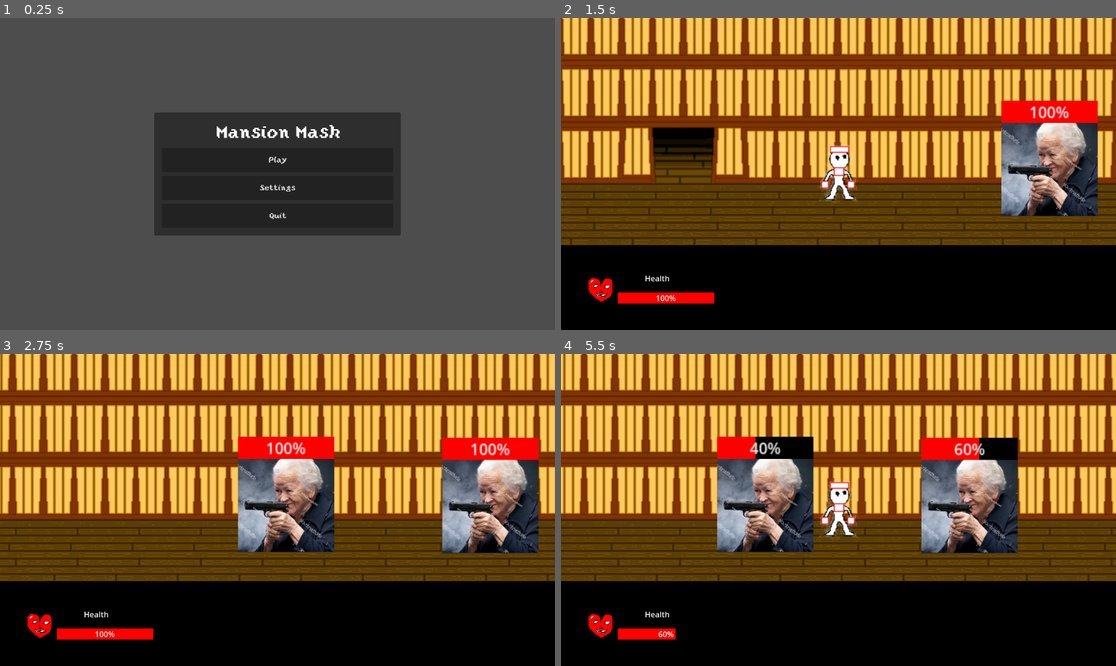
Above: before the commit, frames 1-4 (two rows, left to right).
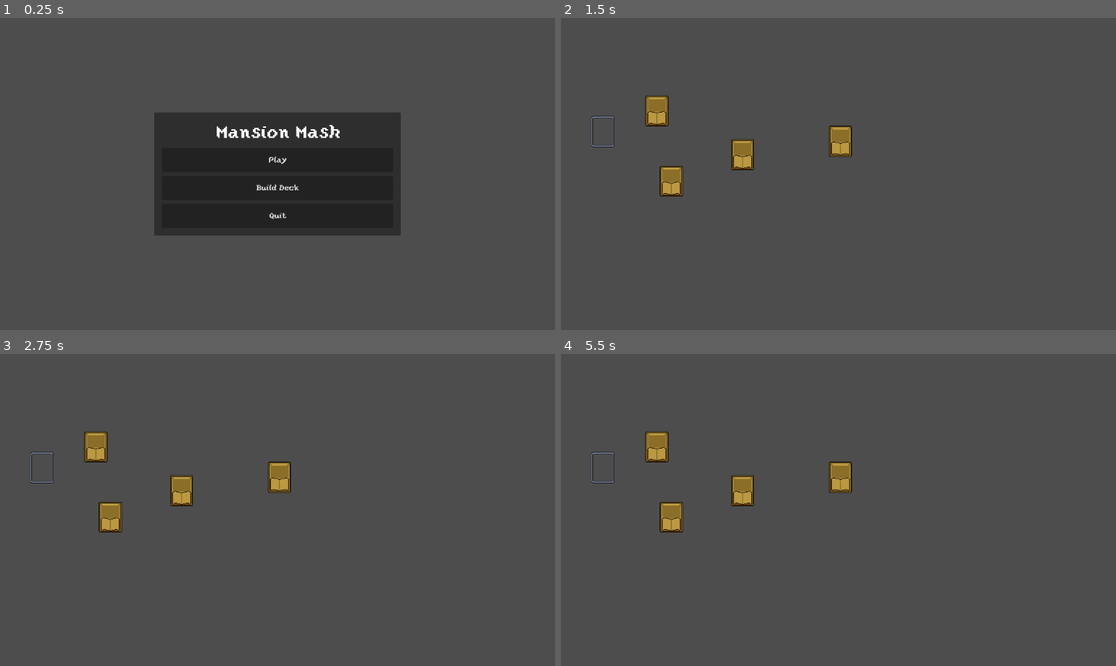
Above: after the commit, the same moments.

Repository: tharmoth/MansionMash
Game: Godot game, scene res://Scenes/Main.tscn
The game is run twice, just before and just after one commit, with the same random seed, the same clock (stepped at 60 frames per second) and the same inputs.
Inputs (mouse positions are in pixels of both pictures, inside the frame that each line leads up to):
- Up to frame 1 (0.25 s): no input
- Up to frame 2 (1.5 s): click "Settings" (after the commit: "Build Deck") at 0.5 s; click (838, 161) at 1.25 s, where only the run before the commit has a clickable "Play"
- Up to frame 3 (2.75 s): tap Enter at 2 s; move the mouse to (399, 494) at 2.02 s; hold Right (ui_right) from 2.03 s (still down); click (399, 494) at 2.17 s
- Up to frame 4 (5.5 s): release Right (ui_right) at 2.75 s; drag from (727, 525) to (838, 510) at 2.77 s; tap Space at 3.5 s; move the mouse to (894, 441) at 3.52 s; hold Right (ui_right) 3.53-4.25 s; drag from (810, 572) to (838, 503) at 4.27 s; tap Enter at 5 s; move the mouse to (1005, 556) at 5.02 s; hold Left (ui_left) from 5.03 s (still down)

The runs differ from the first frame. In frame 1, 0.1% of the frame differs, in the area x 46-54%, y 53-56%; in frame 2, 100%, in the area x 0-100%, y 0-100%; in frame 3, 99%; in frame 4, 99%.

Commit message:
added deck builder to main menu

Diff:
--- a/Scenes/GUI.gd
+++ b/Scenes/GUI.gd
@@ -17,3 +17,7 @@
 
 func _on_button_3_quit_pressed():
 	get_tree().quit()
+
+
+func _on_button_2_settings_pressed():
+	get_tree().change_scene_to_file("res://Scenes/DeckBuilder/deck_builder.tscn")
--- a/Scenes/GUI.tscn
+++ b/Scenes/GUI.tscn
@@ -85,7 +85,7 @@
 layout_mode = 2
 size_flags_vertical = 3
 theme_override_fonts/font = ExtResource("1_nvgox")
-text = "Settings"
+text = "Build Deck"
 
 [node name="Button3Quit" type="Button" parent="CanvasLayer/Control/CenterContainer/PanelContainer/MarginContainer/VBoxContainer"]
 layout_mode = 2
@@ -97,4 +97,5 @@
 stream = ExtResource("3_dg058")
 
 [connection signal="pressed" from="CanvasLayer/Control/CenterContainer/PanelContainer/MarginContainer/VBoxContainer/ButtonPlay" to="." method="_on_button_play_pressed"]
+[connection signal="pressed" from="CanvasLayer/Control/CenterContainer/PanelContainer/MarginContainer/VBoxContainer/Button2Settings" to="." method="_on_button_2_settings_pressed"]
 [connection signal="pressed" from="CanvasLayer/Control/CenterContainer/PanelContainer/MarginContainer/VBoxContainer/Button3Quit" to="." method="_on_button_3_quit_pressed"]
Not shown: 1 places in Scenes/GUI.tscn that only renumber resources
